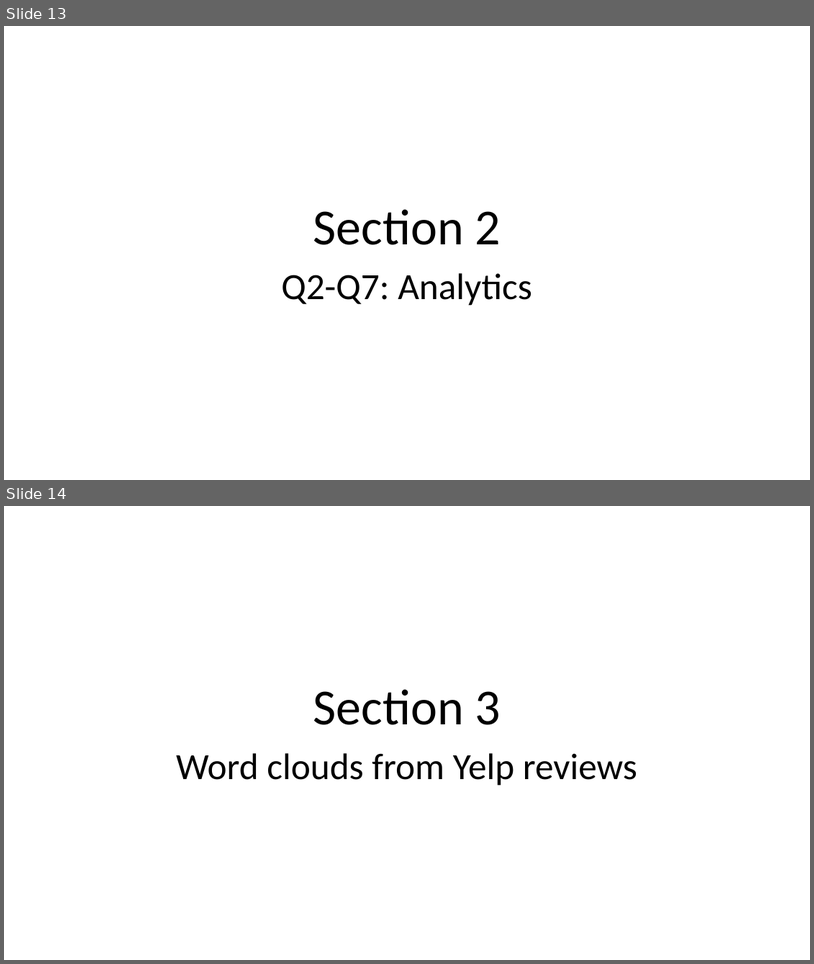
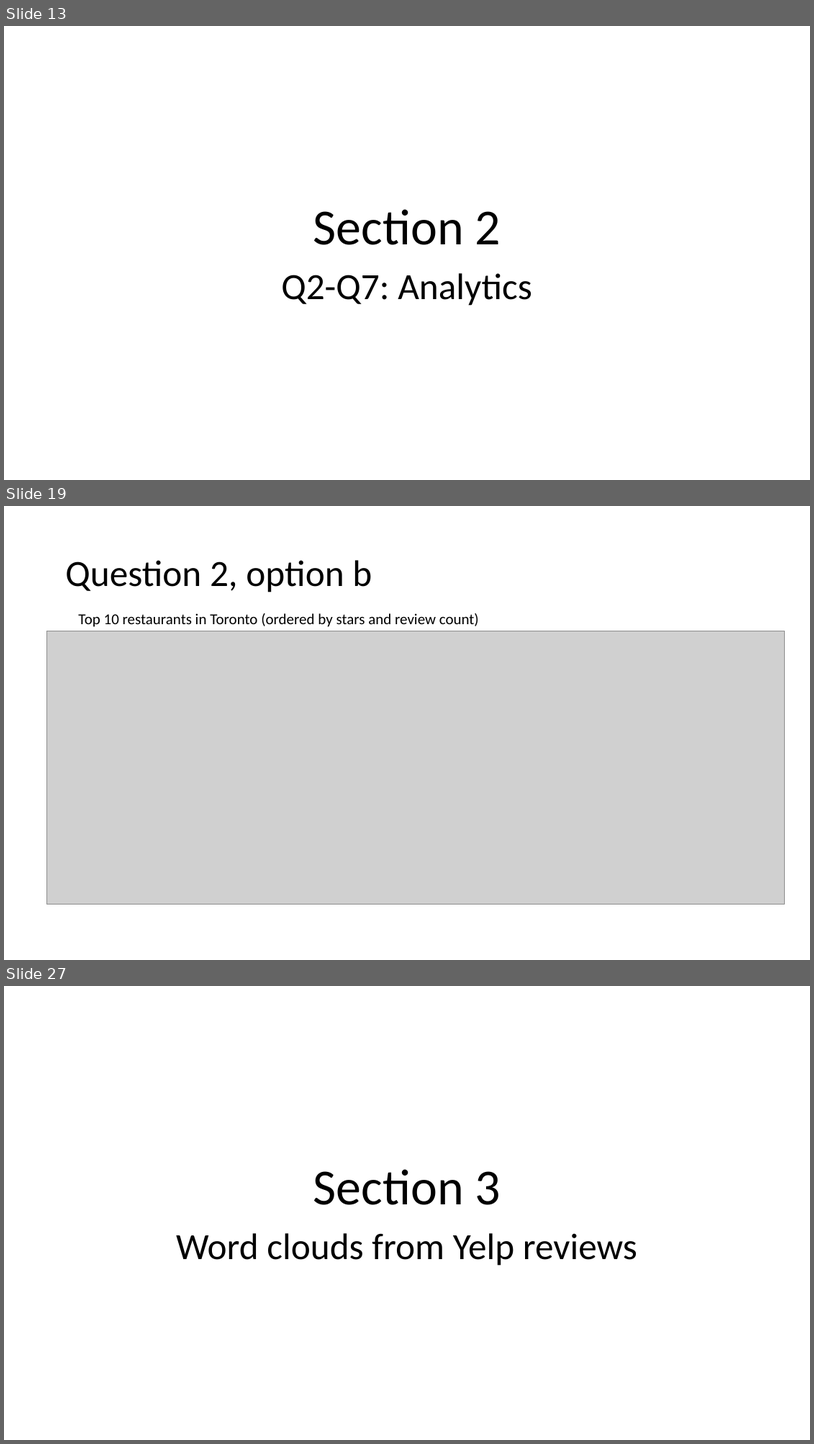
Before and after one commit to stepan-o/lift, a slide deck: presentations/Yelp_dataset_results.pptx. Shown one above the other, each under a label of ours: slides 13 and 14 before the commit, slides 13, 19 and 27 after it; the slides between them are not shown. The pictures are 814x964 and 814x1444 pixels, drawn with LibreOffice and Linux fonts; fonts in the diff are those of the drawing; grey boxes stand for pictures. Boxes give left, top, right and bottom in pixels: in the first picture for what was removed or moved away, otherwise in the second. Text is boxed around its words. In the diff, an @@ line names an element or a change of style, - is before the commit and + after.

```diff
--- a/presentations/Yelp_dataset_results.pptx
+++ b/presentations/Yelp_dataset_results.pptx
@@ slide 19 added at [4,506,810,960], background #FFFFFF @@
@@ title added at [65,560,372,592], 44 pt, text #000000 @@
+Question 2, option b
@@ text added at [78,613,479,627], 18 pt, text #000000 @@
+Top 10 restaurants in Toronto (ordered by stars and review count)
@@ picture added at [47,631,785,904] @@
@@ what was slide 14 is now slide 27 @@
```
Also in this commit, not shown: 1 slide changed, 13 other slides added, 1 slide removed.
